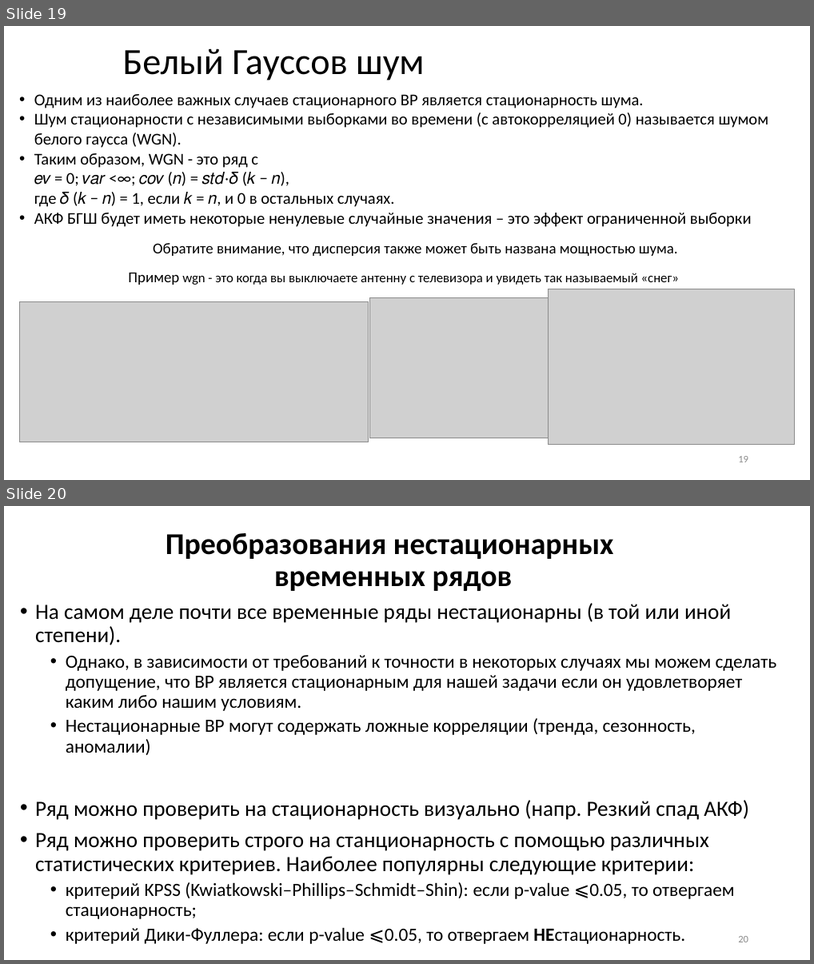
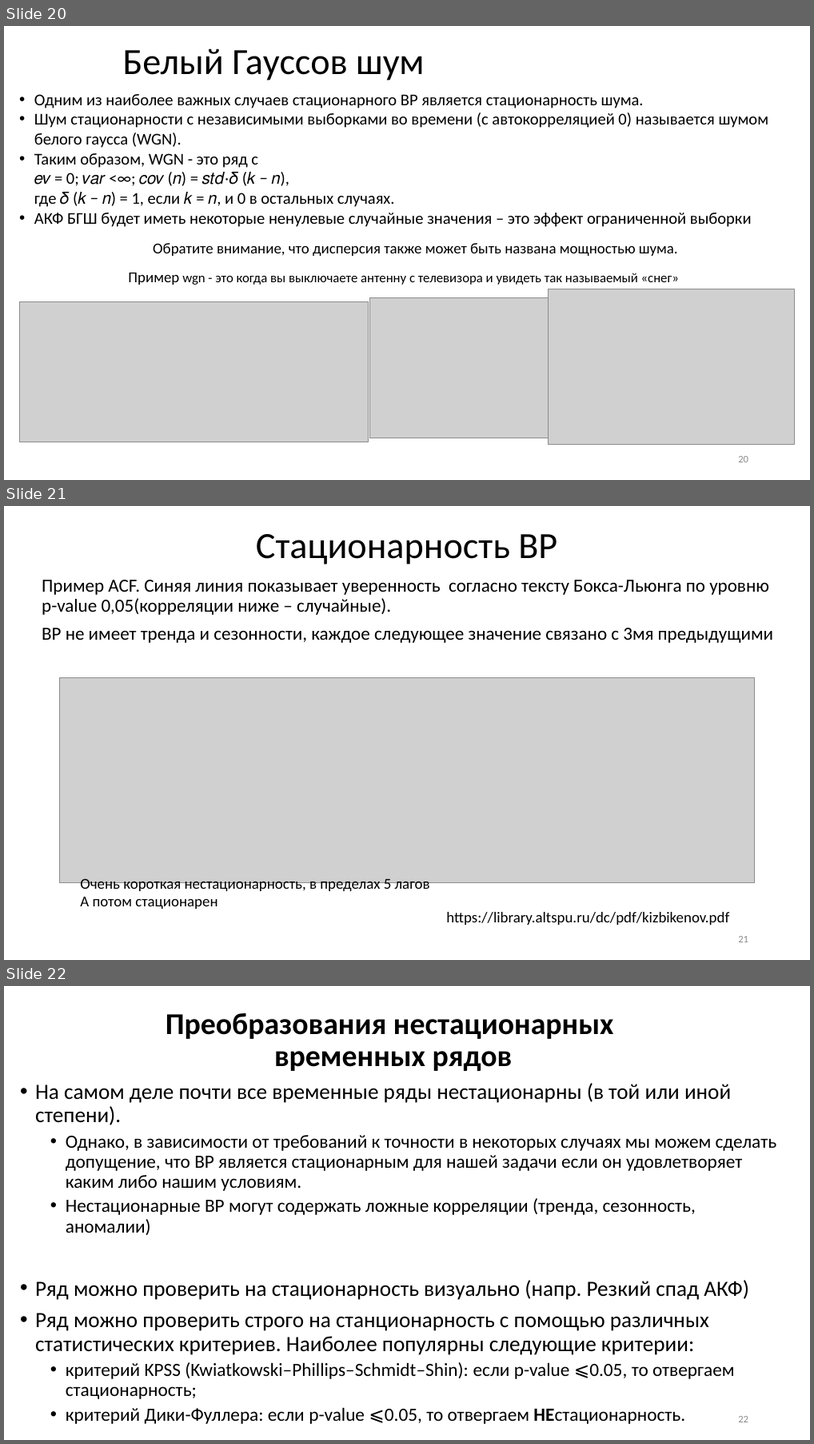
Before and after one commit to MVRonkin/TimeSeriesCourse, a slide deck: 2026/LEC/02-1 Статистические свойства ВР .pptx. Shown one above the other, each under a label of ours: slides 19 and 20 before the commit, slides 20, 21 and 22 after it. The pictures are 814x964 and 814x1444 pixels, drawn with LibreOffice and Linux fonts; fonts in the diff are those of the drawing; grey boxes stand for pictures. Boxes give left, top, right and bottom in pixels: in the first picture for what was removed or moved away, otherwise in the second. Text is boxed around its words. In the diff, an @@ line names an element or a change of style, - is before the commit and + after.

```diff
--- a/2026/LEC/02-1 Статистические свойства ВР .pptx
+++ b/2026/LEC/02-1 Статистические свойства ВР .pptx
@@ slide 21 added at (4, 506, 810, 960), background #FFFFFF @@
@@ title added at (256, 534, 558, 564), 44 pt, text #000000 @@
+Стационарность ВР
@@ text added at (42, 580, 774, 643), 22 pt, text #000000 @@
+Пример ACF. Синяя линия показывает уверенность согласно тексту Бокса-Льюнга по уровню p-value 0,05(корреляции ниже – случайные).
+ВР не имеет тренда и сезонности, каждое следующее значение связано с 3мя предыдущими
@@ picture added at (60, 678, 755, 883) @@
@@ text added at (80, 878, 430, 908), 18 pt, text #000000 @@
+Очень короткая нестационарность, в пределах 5 лагов
+А потом стационарен
@@ text added at (446, 912, 730, 924), 18 pt, text #000000 @@
+https://library.altspu.ru/dc/pdf/kizbikenov.pdf
@@ page number added at (738, 936, 749, 942), 12 pt, text #8C8C8C @@
+21
@@ what was slide 19 is now slide 20 @@
@@ page number at (738, 456, 749, 462): text changed @@
-19
+20
@@ what was slide 20 is now slide 22 @@
@@ page number at (738, 1416, 749, 1422): text changed @@
-20
+22
```
Also in this commit, not shown: 7 slides changed, 1 other slide added.
